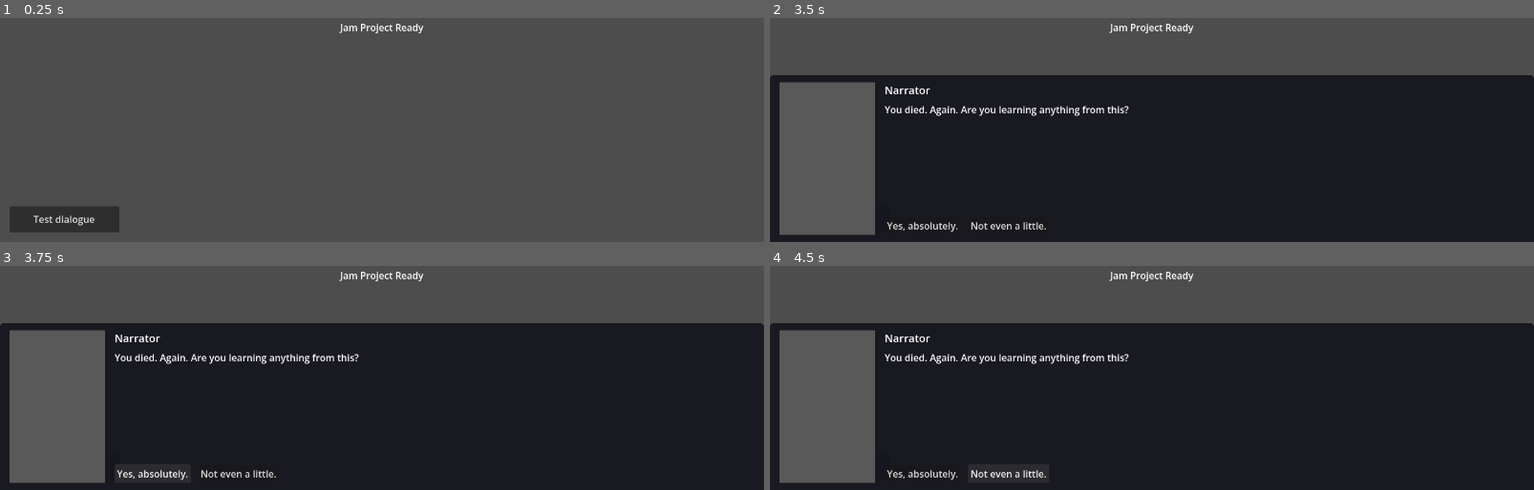
Above: before the commit, frames 1-4 (two rows, left to right).
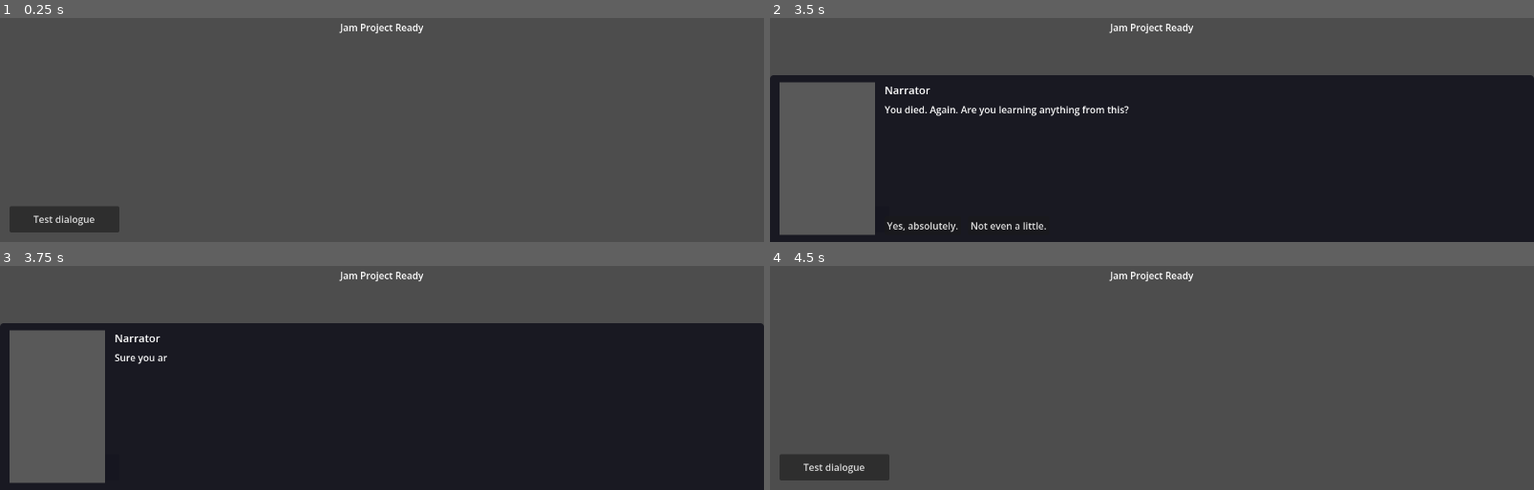
Above: after the commit, the same moments.

Repository: TortikP/GameJamProject
Game: Godot game, scene res://scenes/main.tscn
The game is run twice, just before and just after one commit, with the same random seed, the same clock (stepped at 60 frames per second) and the same inputs.
Inputs (mouse positions are in pixels of both pictures, inside the frame that each line leads up to):
- Up to frame 1 (0.25 s): no input
- Up to frame 2 (3.5 s): click "Test dialogue" at 0.5 s; click "Test dialogue" at 1.25 s; click "Test dialogue" at 2 s; tap Enter at 2.75, 2.85 s; move the mouse to (outside the picture) at 2.77 s; click (outside the picture) at 2.92 s; tap Space at 3.02 s
- Up to frame 3 (3.75 s): click "Yes, absolutely." at 3.5 s
- Up to frame 4 (4.5 s): click (1006, 474) at 4.25 s, where only the run before the commit has a clickable "Not even a little."

Frames 1-2 are identical in both runs. In frame 3, 1.0% of the frame differs, in the area x 15-47%, y 39-96%; in frame 4, 67%, in the area x 0-100%, y 25-100%.

Commit message:
fix(003): set_input_as_handled was blocking choice button clicks

Diff:
--- a/scripts/presentation/dialogue_panel.gd
+++ b/scripts/presentation/dialogue_panel.gd
@@ -118,10 +118,10 @@
 	if not is_advance:
 		return
 
+	if _has_choices:
+		return  # choices: let buttons handle their own clicks
+
 	get_viewport().set_input_as_handled()
-
-	if _has_choices:
-		return  # choices: wait for button click
 
 	if not _text_complete:
 		# First skip: fill text immediately
